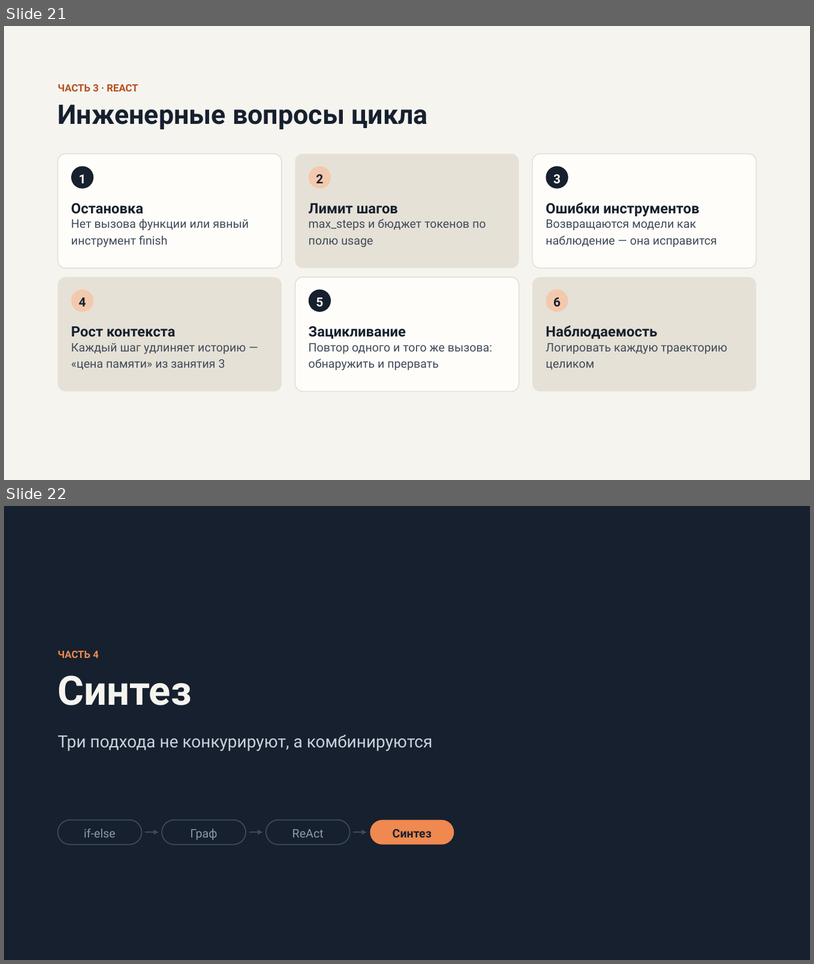
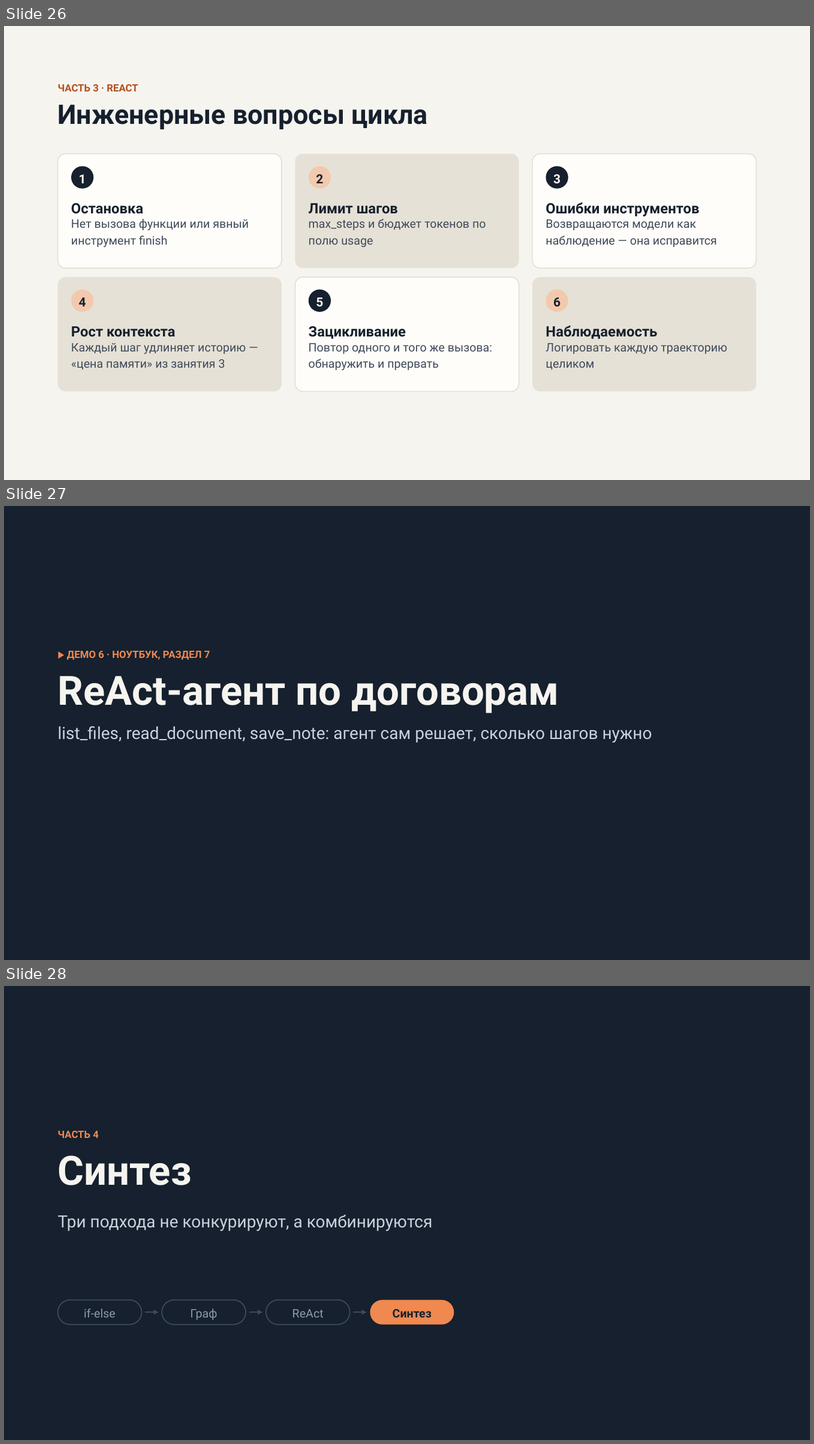
Before and after one commit to chernyatiev/llm_apps_course, a slide deck: lesson_4/Управление потоком исполнения LLM приложения.pptx. Shown one above the other, each under a label of ours: slides 21 and 22 before the commit, slides 26, 27 and 28 after it. The pictures are 814x964 and 814x1444 pixels, drawn with LibreOffice and Linux fonts; fonts in the diff are those of the drawing. Boxes give left, top, right and bottom in pixels: in the first picture for what was removed or moved away, otherwise in the second. Text is boxed around its words. In the diff, an @@ line names an element or a change of style, - is before the commit and + after.

```diff
--- a/lesson_4/Управление потоком исполнения LLM приложения.pptx
+++ b/lesson_4/Управление потоком исполнения LLM приложения.pptx
@@ slide 27 added at (4, 506, 810, 960), background #16202E @@
@@ text added at (67, 651, 210, 660), 12 pt, text #F0894F, bold @@
+▶ ДЕМО 6 · НОУТБУК, РАЗДЕЛ 7
@@ text added at (58, 676, 559, 713), 48 pt, text #F6F4EF, bold @@
+ReAct-агент по договорам
@@ text added at (58, 726, 653, 742), 20 pt, text #C9D3DD @@
+list_files, read_document, save_note: агент сам решает, сколько шагов нужно
@@ what was slide 21 is now slide 26 @@
@@ what was slide 22 is now slide 28 @@
```
Also in this commit, not shown: 6 other slides added, 3 other files.
